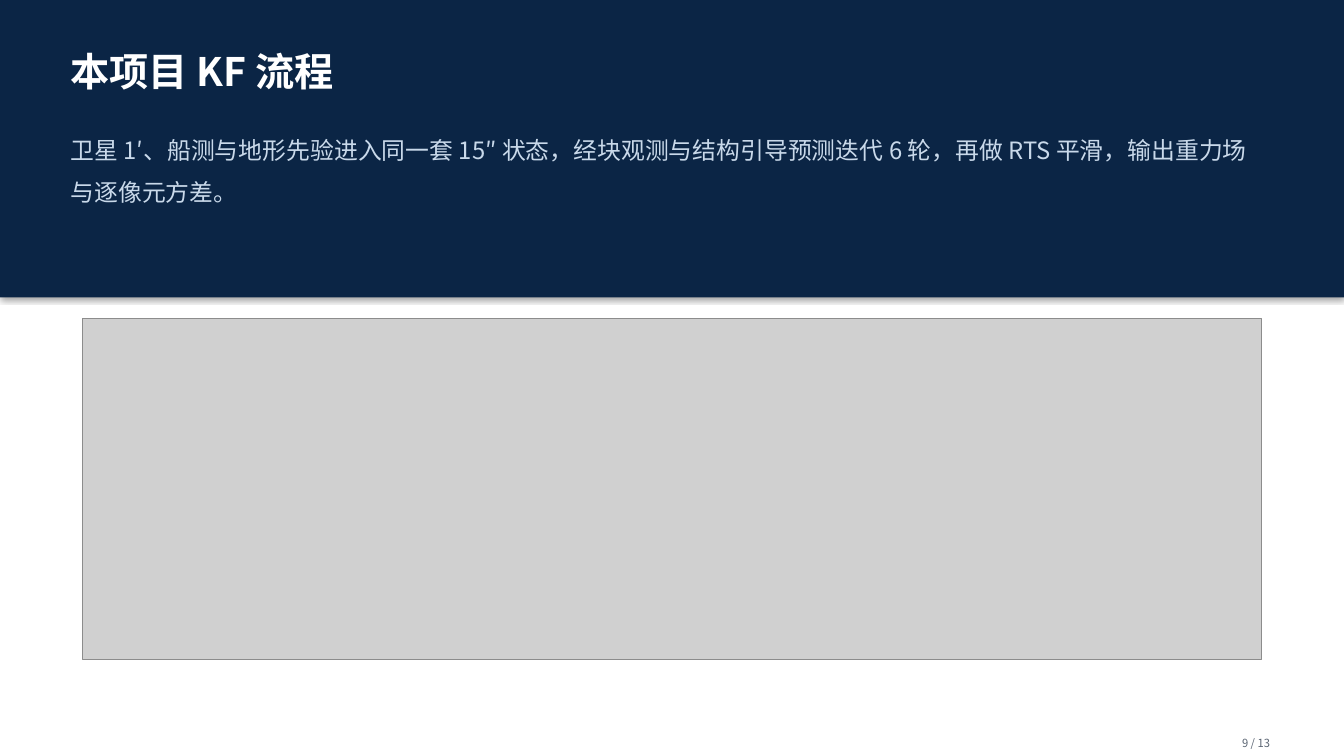
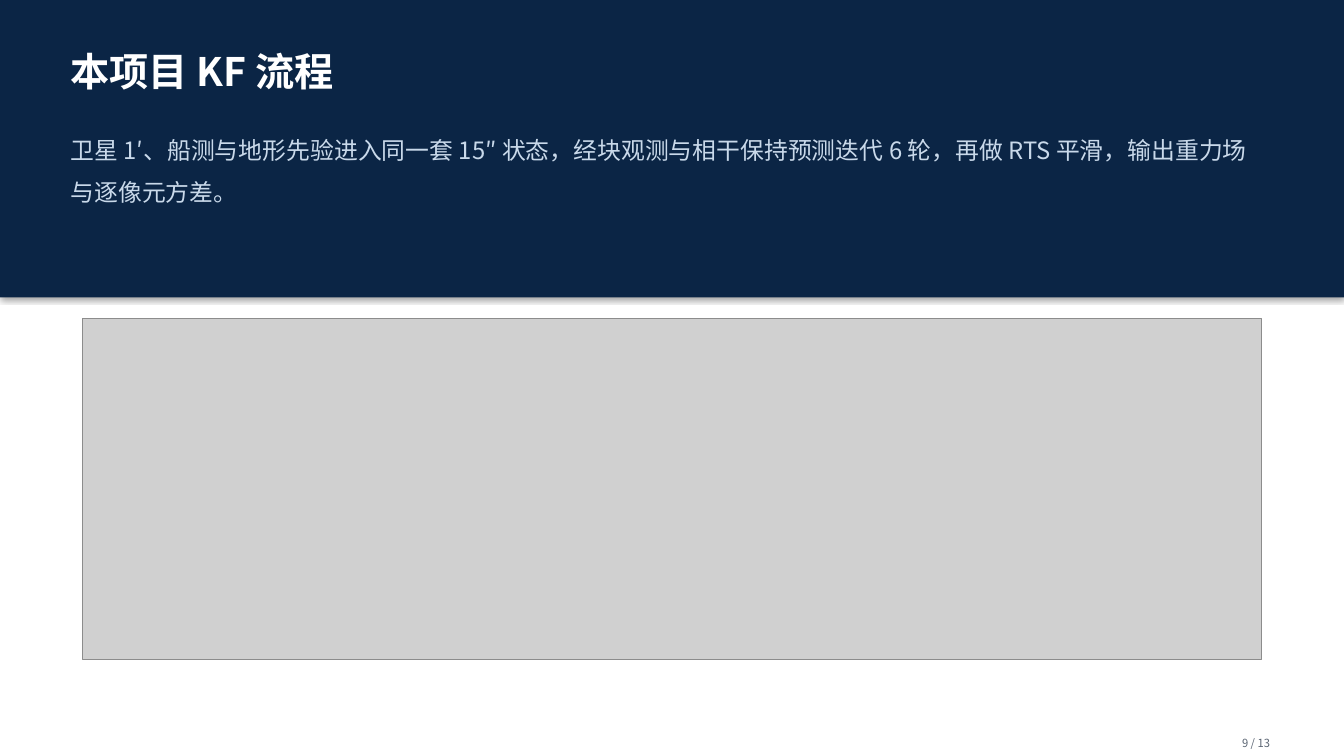
Before and after one commit to shuyunkai/kalman_gravity, a slide deck: slide 9 of ppt/汇报_新结构_13页.pptx. Drawn at 1344x756 pixels with LibreOffice and Linux fonts; fonts in the diff are those of the drawing; grey boxes stand for pictures. Boxes give left, top, right and bottom in pixels: in the first picture for what was removed or moved away, otherwise in the second. Text is boxed around its words. In the diff, an @@ line names an element or a change of style, - is before the commit and + after.

```diff
--- a/ppt/汇报_新结构_13页.pptx
+++ b/ppt/汇报_新结构_13页.pptx
@@ text at [71,139,1247,203]: text changed @@
-卫星 1′、船测与地形先验进入同一套 15″ 状态，经块观测与结构引导预测迭代 6 轮，再做 RTS 平滑，输出重力场与逐像元方差。
+卫星 1′、船测与地形先验进入同一套 15″ 状态，经块观测与相干保持预测迭代 6 轮，再做 RTS 平滑，输出重力场与逐像元方差。
```
Also in this commit, not shown: 3 other slides changed, 5 other files.
